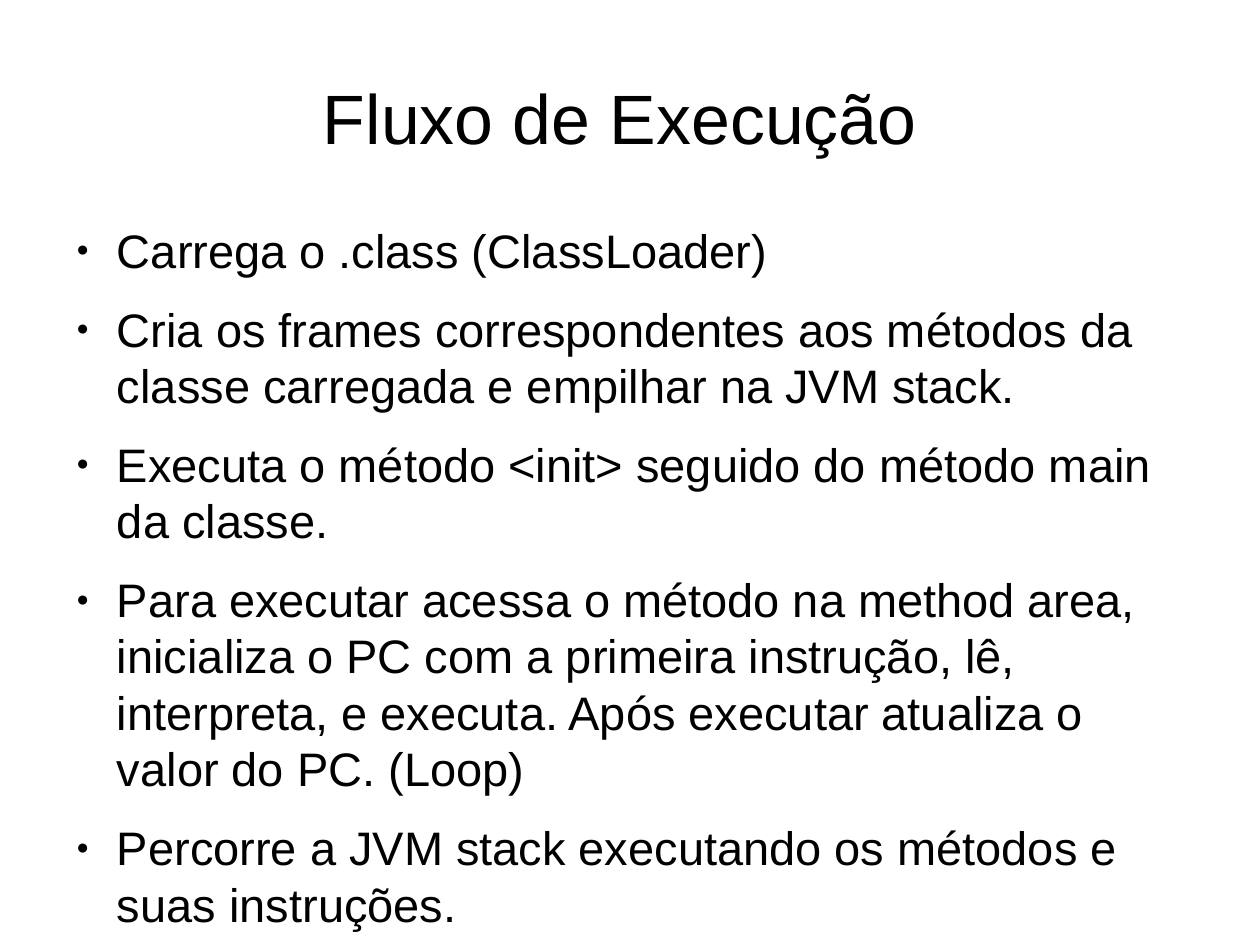
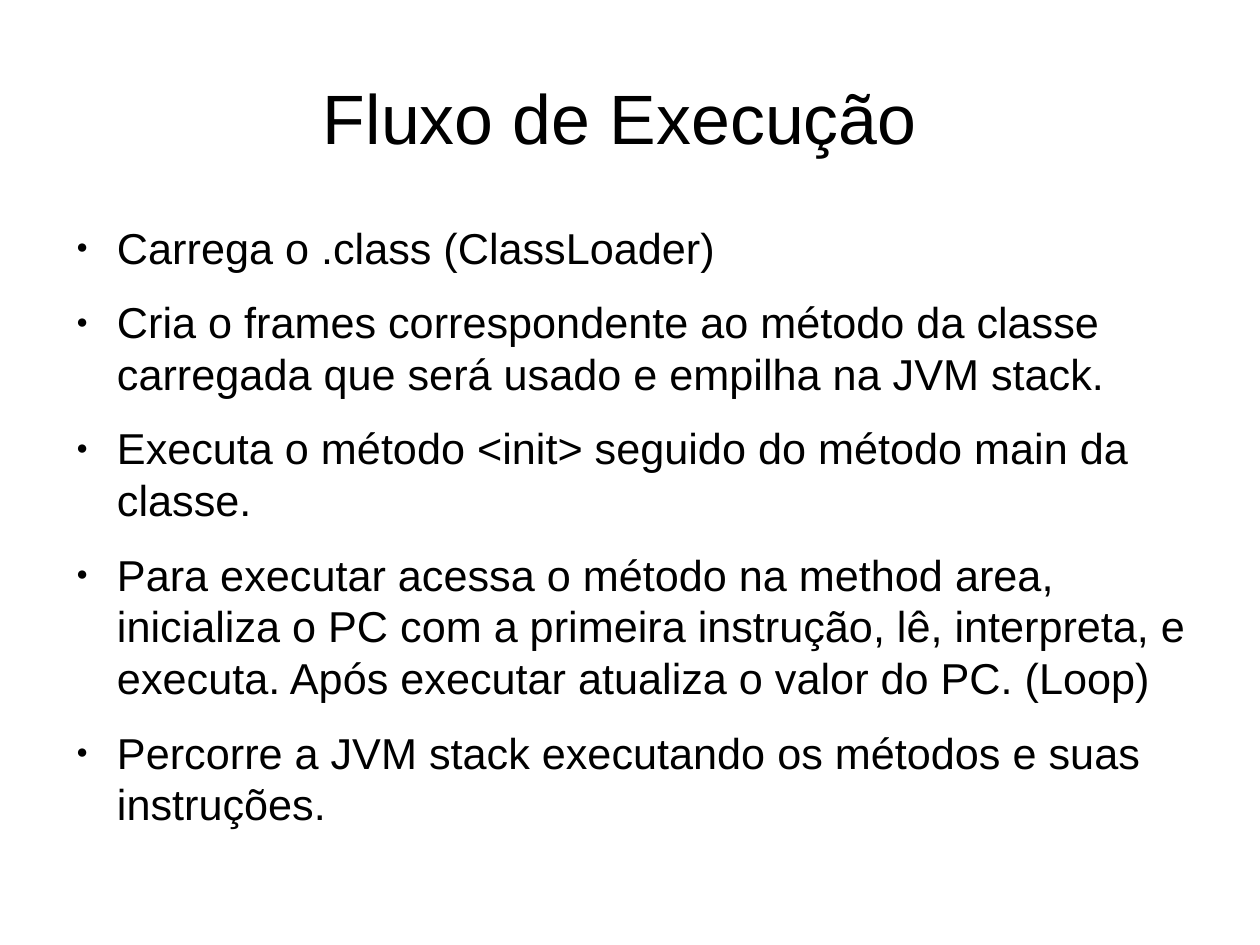
Before and after one commit to gabrielmm1234/jvm-sb, a slide deck: slide 24 of projetoLogico/apresentacao.odp. Drawn at 1260x945 pixels with LibreOffice and Linux fonts; fonts in the diff are those of the drawing. Boxes give left, top, right and bottom in pixels: in the first picture for what was removed or moved away, otherwise in the second. Text is boxed around its words. In the diff, an @@ line names an element or a change of style, - is before the commit and + after.

```diff
--- a/projetoLogico/apresentacao.odp
+++ b/projetoLogico/apresentacao.odp
@@ text at <box>117,232,1185,770</box>: size 29.6 to 27.2 pt in "Carrega o .class (ClassLoader)", "Executa o método <init> seguido do método ...", "Para executar acessa o método na method ...", "Percorre a JVM stack executando os métodos ..." @@
@@ text at <box>117,306,1104,398</box>: text changed; size 29.6 to 27.2 pt @@
-● Cria os frames correspondentes aos métodos da classe carregada e empilhar na JVM stack.
+● Cria o frames correspondente ao método da classe carregada que será usado e empilha na JVM stack.
```
Also in this commit, not shown: 4 other slides changed, 3 slides removed.
